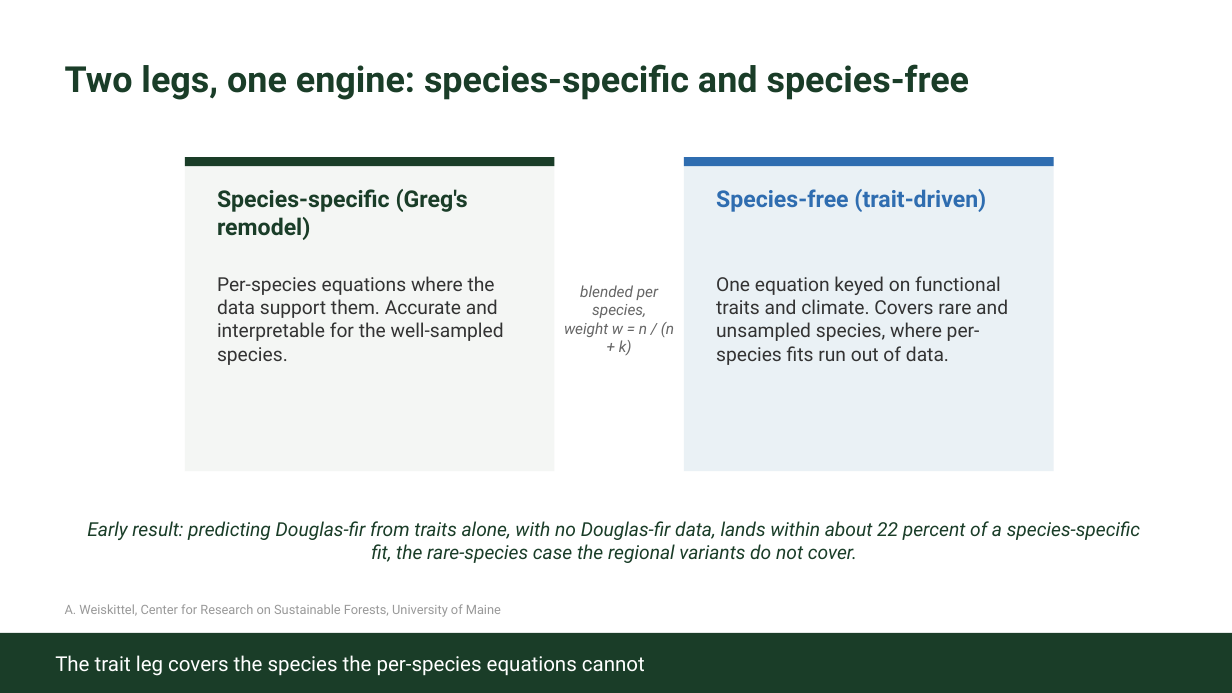
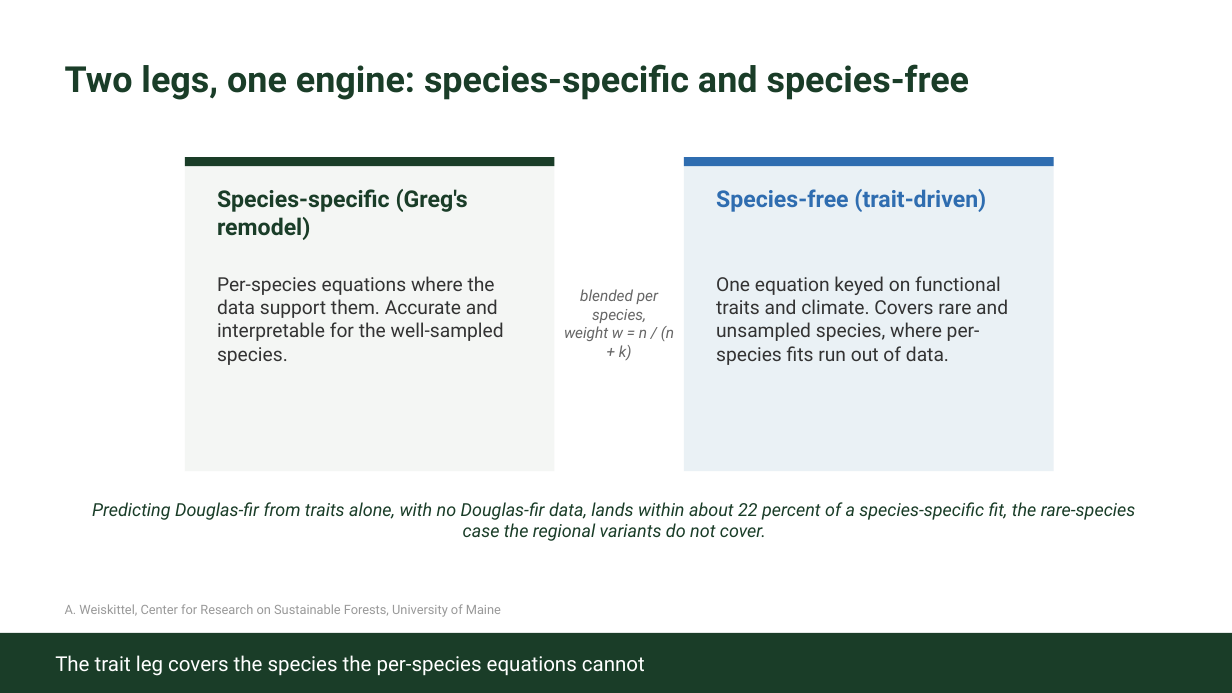
Before and after one commit to advanced-forestry-systems/fvs-modern, a slide deck: slide 3 of calibration/sdimax/Weiskittel_slides_for_GregWMENS.pptx. Drawn at 1232x693 pixels with LibreOffice and Linux fonts; fonts in the diff are those of the drawing. Boxes give left, top, right and bottom in pixels: in the first picture for what was removed or moved away, otherwise in the second. Text is boxed around its words. In the diff, an @@ line names an element or a change of style, - is before the commit and + after.

Commit message:
fvs-conus: injection blocker fixed (fvs2py 3.9 import), Greg slides v2, focus status
fvs2py imports on Python 3.9 after lazy-annotations fix; FVS instantiates, stop points and
tree dims confirmed, so the shadow-injection path is open. Greg WMENS slides updated with the
held-out species-free validation table. Survival validated via mortality AUC.

```diff
--- a/calibration/sdimax/Weiskittel_slides_for_GregWMENS.pptx
+++ b/calibration/sdimax/Weiskittel_slides_for_GregWMENS.pptx
@@ text "blended per species,": place and size @@
-text "blended per species," at [564,285,674,355]
+text "blended per species," at [564,289,674,360]
@@ text at [92,502,1136,541]: text changed; size 15 to 14 pt @@
-Early result: predicting Douglas-fir from traits alone, with no Douglas-fir data, lands within about 22 percent of a species-specific fit, the rare-species case the regional variants do not cover.
+Predicting Douglas-fir from traits alone, with no Douglas-fir data, lands within about 22 percent of a species-specific fit, the rare-species case the regional variants do not cover.
```
Also in this commit, not shown: 1 slide added, 1 other file.
